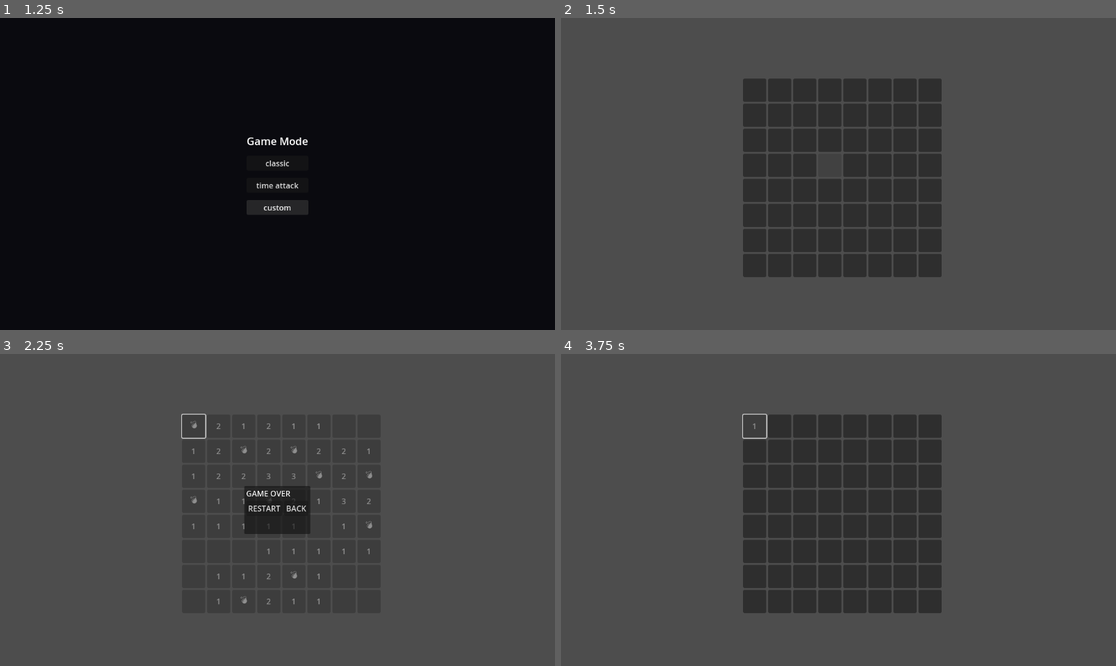
Above: before the commit, frames 1-4 (two rows, left to right).
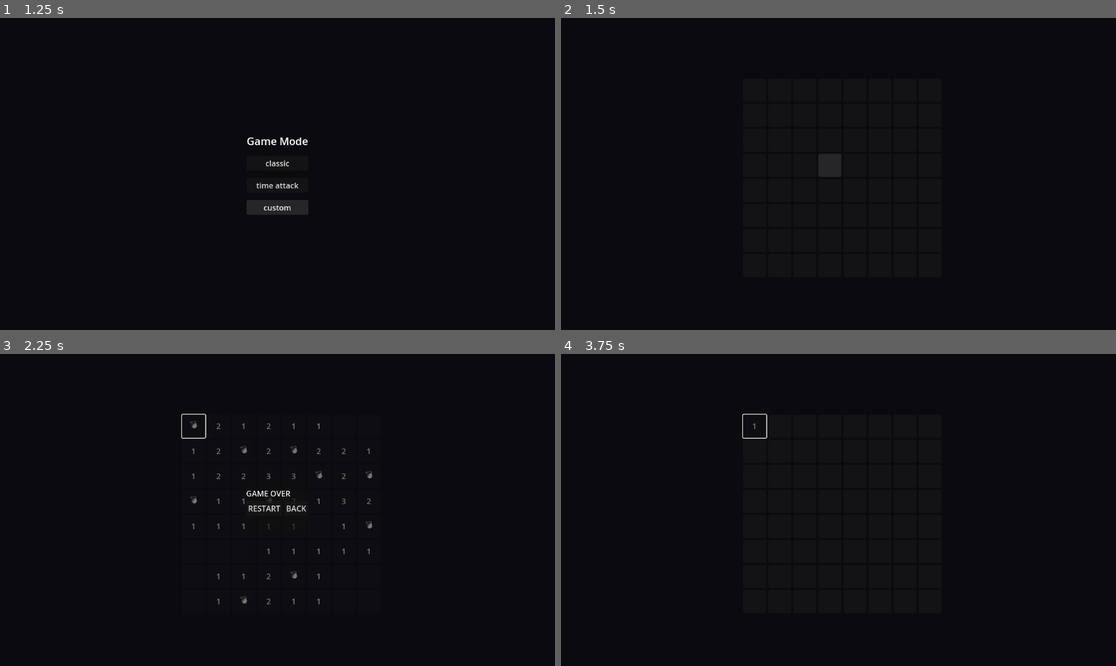
Above: after the commit, the same moments.

Repository: christian759/codemine
Game: Godot game, scene res://navScreen/main.tscn
The game is run twice, just before and just after one commit, with the same random seed, the same clock (stepped at 60 frames per second) and the same inputs.
Inputs (mouse positions are in pixels of both pictures, inside the frame that each line leads up to):
- Up to frame 1 (1.25 s): click "▶ Start" at 0.5 s
- Up to frame 2 (1.5 s): click "classic" at 1.25 s
- Up to frame 3 (2.25 s): click (194, 425) at 2 s
- Up to frame 4 (3.75 s): click "RESTART" at 2.75 s; click (755, 425) at 3.52 s

Frame 1 is identical in both runs. In frame 2, 100% of the frame differs, in the area x 0-100%, y 0-100%; in frame 3, 98%; in frame 4, 100%.

Commit message:
29th may: bg color change

Diff:
--- a/board/board.gd
+++ b/board/board.gd
@@ -1,4 +1,4 @@
-extends Node2D
+extends Node
 
 const WIDTH := 8
 const HEIGHT := 8
@@ -12,6 +12,7 @@
 var tiles = []
 var tile_nodes = []
 
+@onready var bgColor: ColorRect = $ColorRect
 @onready var game_over_popup: PopupPanel = $PopupPanel
 @onready var restart_button: Button = $PopupPanel/VBoxContainer/HBoxContainer/RestartButton
 @onready var back_button: Button = $PopupPanel/VBoxContainer/HBoxContainer/BackButton
@@ -67,9 +68,10 @@
 	tile_nodes.clear()
 	var grid_width = WIDTH * (TILE_SIZE + HORIZONTAL_TILE_MARGIN) - HORIZONTAL_TILE_MARGIN
 	var grid_height = HEIGHT * (TILE_SIZE + VERTICAL_TILE_MARGIN) - VERTICAL_TILE_MARGIN
+	var viewport_size = get_viewport().size
 	var offset = Vector2(
-		(self.get_viewport_rect().size.x - grid_width) / 2,
-		(self.get_viewport_rect().size.y - grid_height) / 2
+		(viewport_size.x - grid_width) / 2,
+		(viewport_size.y - grid_height) / 2
 	)
 	for y in HEIGHT:
 		var node_row = []
--- a/board/board.tscn
+++ b/board/board.tscn
@@ -2,14 +2,24 @@
 
 [ext_resource type="Script" uid="uid://c2janl8vmmvb4" path="res://board/board.gd" id="1_5c38k"]
 
-[node name="Board" type="Node2D"]
+[node name="Board" type="Node"]
 script = ExtResource("1_5c38k")
+
+[node name="ColorRect" type="ColorRect" parent="."]
+anchors_preset = 15
+anchor_right = 1.0
+anchor_bottom = 1.0
+grow_horizontal = 2
+grow_vertical = 2
+color = Color(0.0392157, 0.0392157, 0.0588235, 1)
 
 [node name="PopupPanel" type="PopupPanel" parent="."]
 
 [node name="VBoxContainer" type="VBoxContainer" parent="PopupPanel"]
-offset_right = 40.0
-offset_bottom = 40.0
+offset_left = 4.0
+offset_top = 4.0
+offset_right = 133.0
+offset_bottom = 96.0
 
 [node name="Label" type="Label" parent="PopupPanel/VBoxContainer"]
 layout_mode = 2
